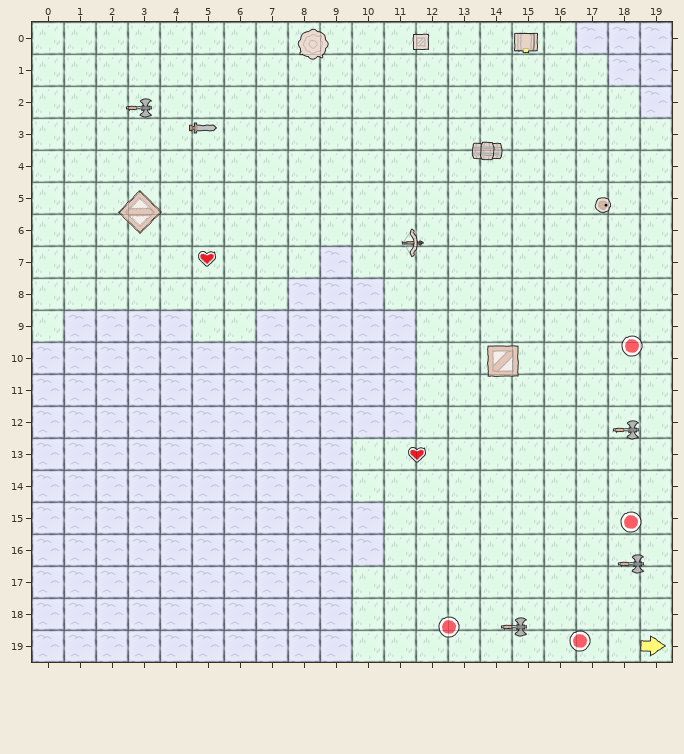
A Tiled map (JSON) gets an edit: assets/map.tmj. Above is the file before it was changed.
Cells are 64x64 px. Shown: x 0..19, y 0..19.
The same view after the edit:
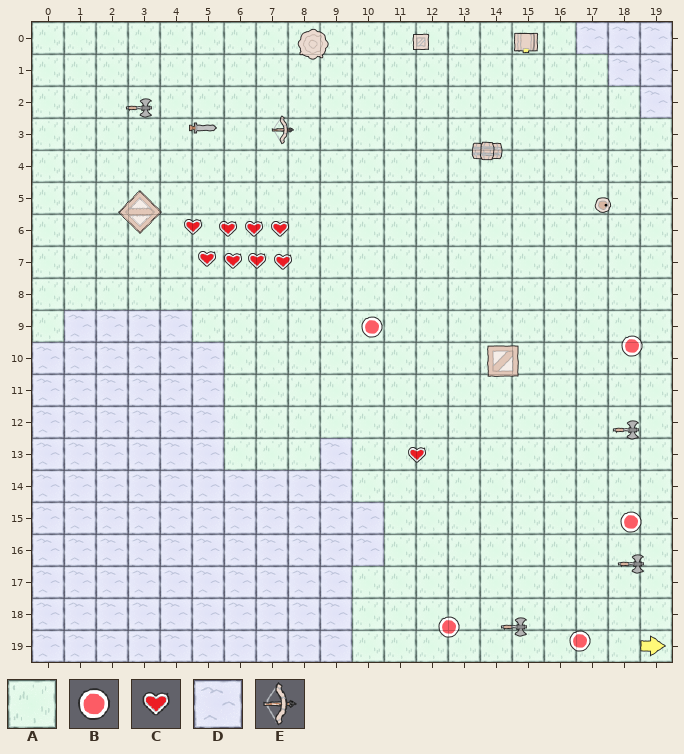
Key: from "tileset": A 42 "tile", B 45 "object", C 47 "object", D 49 "tile", E 53 "object".
_ is an empty cell.
Objects are placed by their top-left corner, in cells (3,4 is the top-left corner of cell 3,4); size is 1x1 cell unless given.
The edit:
Layer "field":
y 7: x 9 D -> A
y 8: x 8..10 DDD -> AAA
y 9: x 7..11 DDDDD -> AAAAA
y 10..12: x 6..11 DDDDDD -> AAAAAA
y 13: x 6..8 DDD -> AAA
Layer "objects":
changed: E "object" at 11.4,6.4 -> E "object" at 7.3,2.9
added: C "object" at 4.5,5.9
added: C "object" at 5.6,6
added: C "object" at 7.2,6
added: C "object" at 6.4,6
added: C "object" at 5.8,7
added: C "object" at 6.5,7
added: C "object" at 7.3,7
added: B "object" at 10.1,9
Pixel boxes of the changes (left, top, right, bottom) in both pictures:
new place: (271, 115, 294, 145)
added: (184, 219, 202, 235)
changed: (219, 221, 424, 470)
